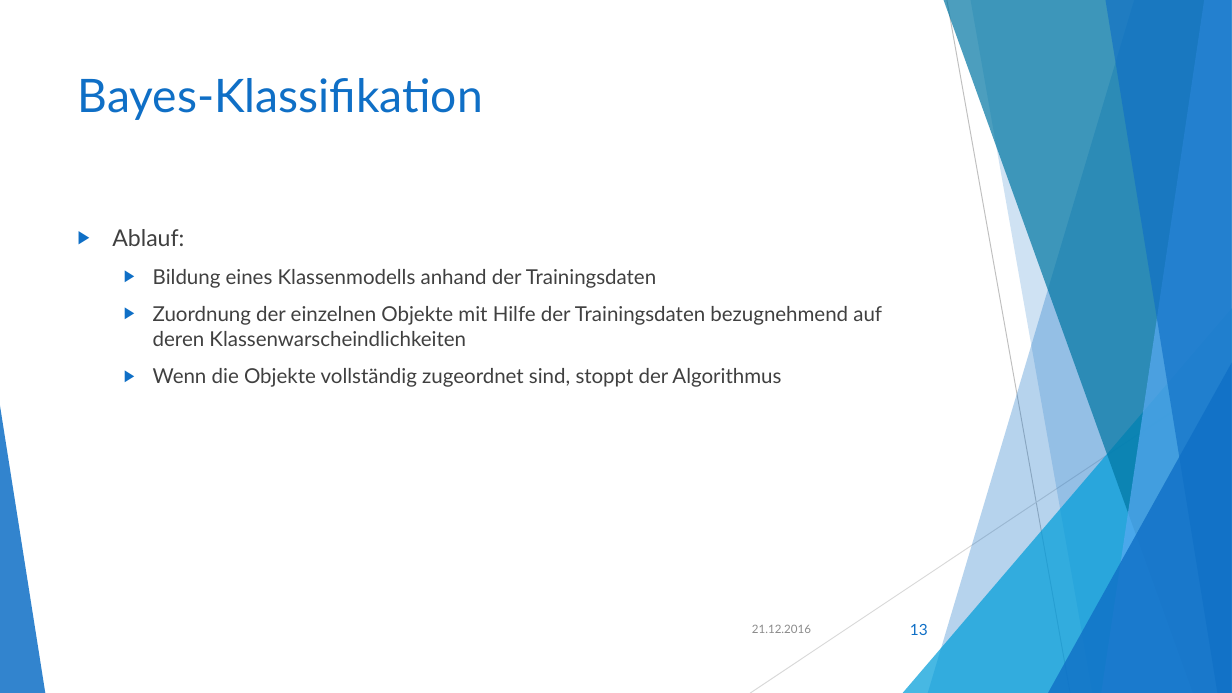
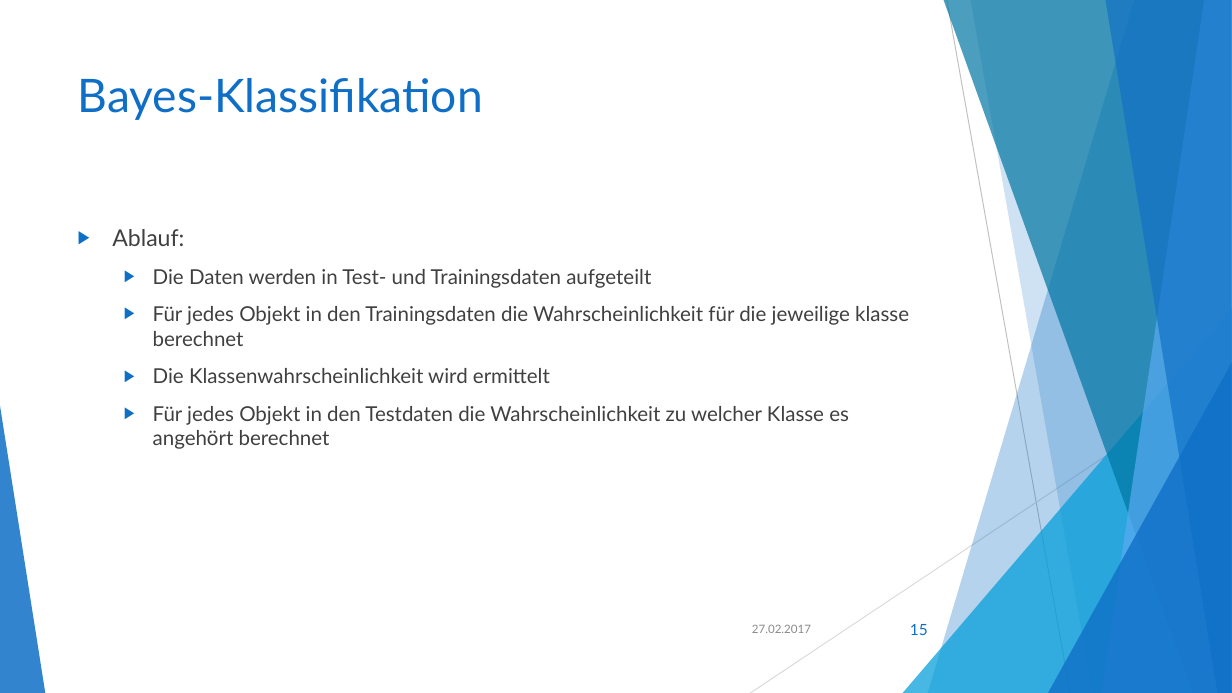
Before and after one commit to akio4800/fh, a slide deck: slide 15 of Klassifikation und Clustering.pptx (slide 13 before the commit). Drawn at 1232x693 pixels with LibreOffice and Linux fonts; fonts in the diff are those of the drawing. Boxes give left, top, right and bottom in pixels: in the first picture for what was removed or moved away, otherwise in the second. Text is boxed around its words. In the diff, an @@ line names an element or a change of style, - is before the commit and + after.

```diff
--- a/Klassifikation und Clustering.pptx
+++ b/Klassifikation und Clustering.pptx
@@ text at (153,269,909,449): text changed @@
-  ▶ Bildung eines Klassenmodells anhand der Trainingsdaten
-  ▶ Zuordnung der einzelnen Objekte mit Hilfe der Trainingsdaten bezugnehmend auf deren Klassenwarscheindlichkeiten
-  ▶ Wenn die Objekte vollständig zugeordnet sind, stoppt der Algorithmus
+  ▶ Die Daten werden in Test- und Trainingsdaten aufgeteilt
+  ▶ Für jedes Objekt in den Trainingsdaten die Wahrscheinlichkeit für die jeweilige klasse berechnet
+  ▶ Die Klassenwahrscheinlichkeit wird ermittelt
+  ▶ Für jedes Objekt in den Testdaten die Wahrscheinlichkeit zu welcher Klasse es angehört berechnet
@@ text at (752,625,811,633): text changed @@
-21.12.2016
+27.02.2017
@@ page number at (910,624,928,635): text changed @@
-13
+15
```
Also in this commit, not shown: 15 other slides changed, 3 slides added, 2 slides removed, 2 other files.
